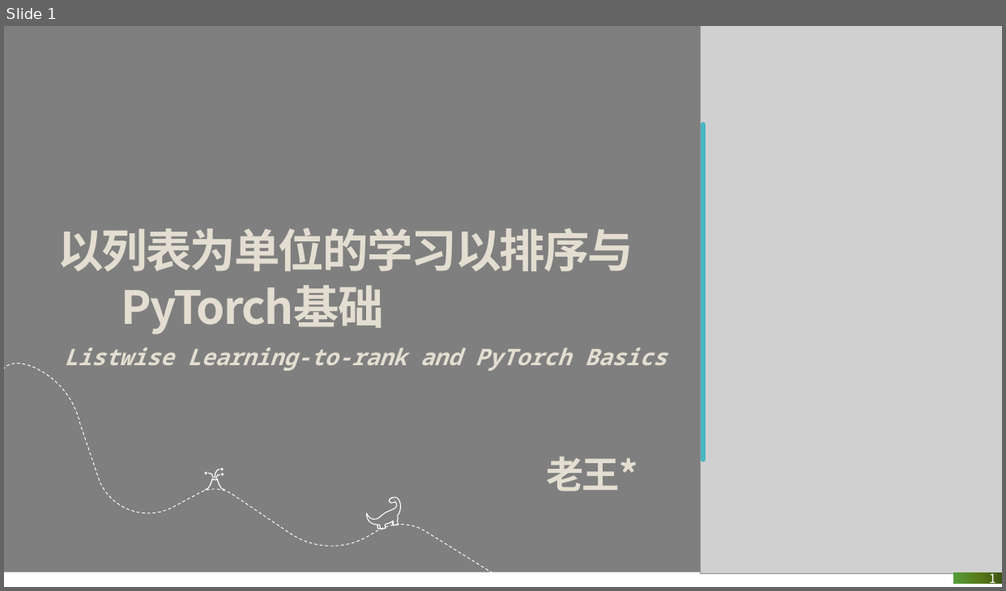
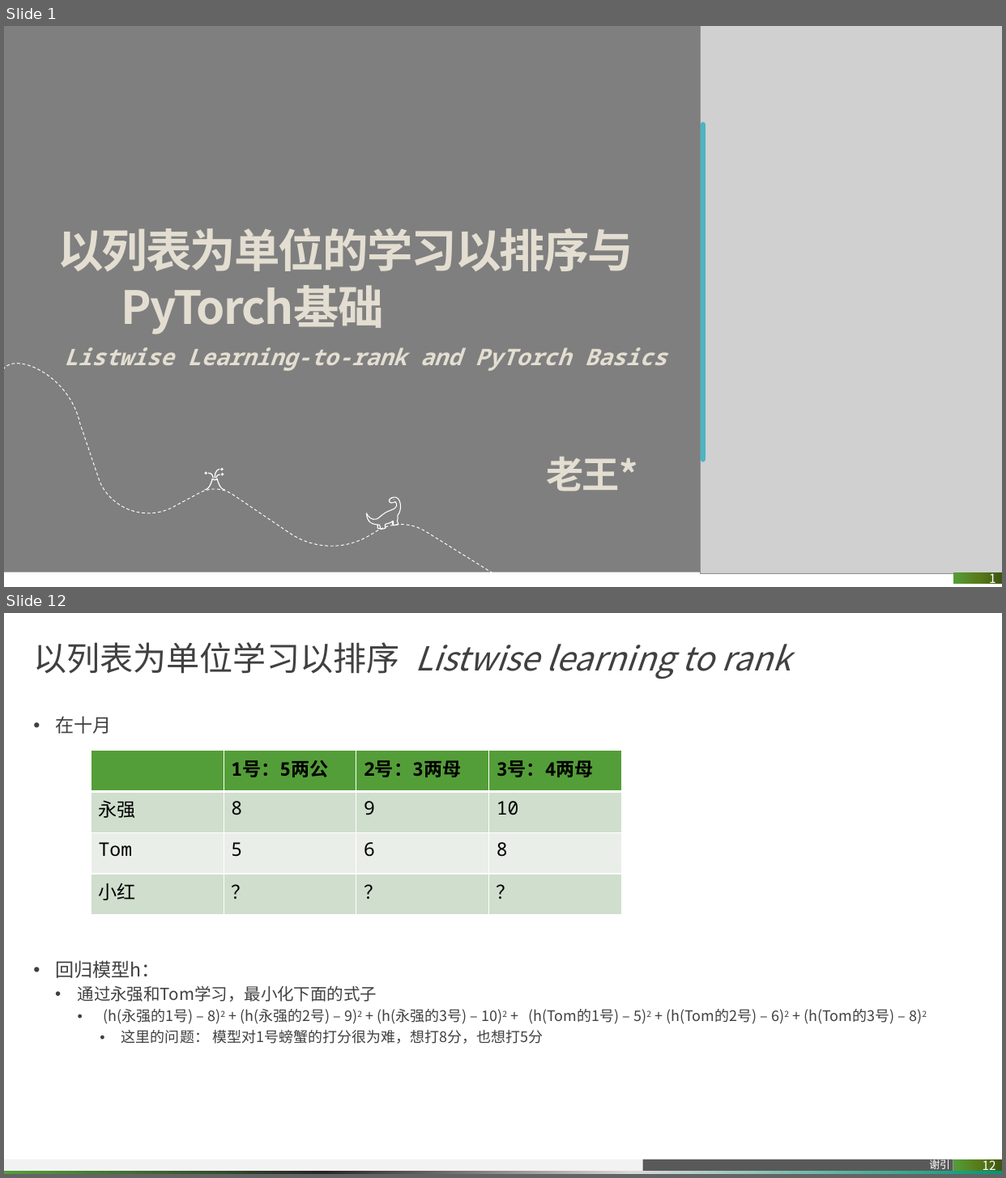
Before and after one commit to pitybea/l2r, a slide deck: rank.pptx. Shown one above the other, each under a label of ours: slide 1 before the commit, slides 1 and 12 after it; the slides between them are not shown. The pictures are 1006x591 and 1006x1178 pixels, drawn with LibreOffice and Linux fonts; fonts in the diff are those of the drawing; grey boxes stand for pictures; background and template pictures are left out. Boxes give left, top, right and bottom in pixels: in the first picture for what was removed or moved away, otherwise in the second. Text is boxed around its words. In the diff, an @@ line names an element or a change of style, - is before the commit and + after.

```diff
--- a/rank.pptx
+++ b/rank.pptx
@@ slide 12 added at (4,613,1002,1174), background #FFFFFF @@
@@ title added at (33,642,791,679), 32 pt, text #404040, italic @@
+以列表为单位学习以排序 Listwise learning to rank
@@ text added at (55,716,927,1044), 14 pt, text #404040 @@
+• 在十月
+• 回归模型h：
+  • 通过永强和Tom学习，最小化下面的式子
+    • (h(永强的1号) – 8)2 + (h(永强的2号) – 9)2 + (h(永强的3号) – 10)2 + (h(Tom的1号) – 5)2 + (h(Tom的2号) – 6)2 + (h(Tom的3号) – 8)2
+      • 这里的问题： 模型对1号螃蟹的打分很为难，想打8分，也想打5分
@@ table added at (91,751,621,915), 4 rows, 4 columns @@
+ | 1号：5两公 | 2号：3两母 | 3号：4两母
+永强 | 8 | 9 | 10
+Tom | 5 | 6 | 8
+小红 | ？ | ？ | ？
@@ rectangle added at (4,1160,774,1171), fill #F2F2F2 @@
@@ rectangle added at (4,1171,1002,1174), fill gradient #029676 to #D9D9D9 to #262626 to #549E39 @@
@@ rectangle added at (642,1160,953,1171), fill #595959, 10 pt, text #FFFFFF @@
+谢引
@@ page number added at (953,1160,1002,1171), fill gradient #3F5612 to #597B1A to #549E39, 12 pt, text #FFFFFF @@
+12
```
Also in this commit, not shown: 3 slides changed, 10 other slides added, 8 slides removed, 1 other file.
